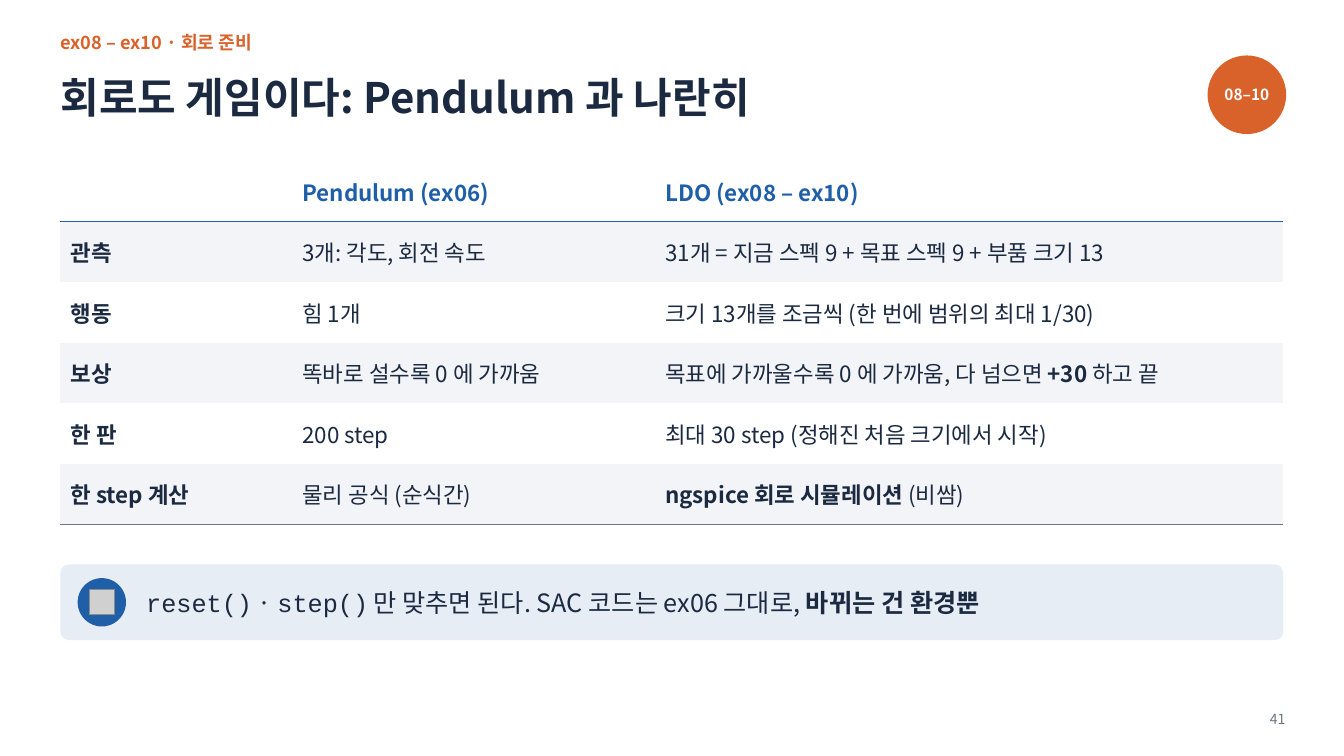
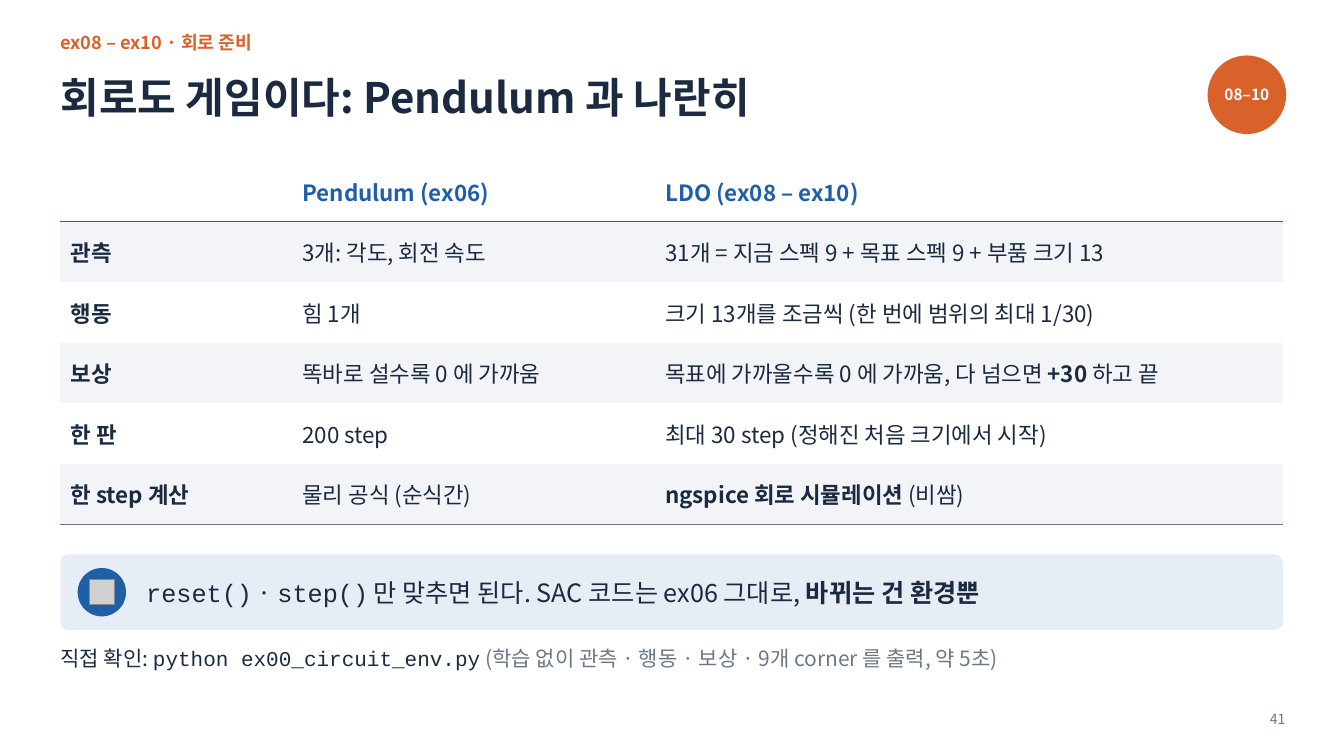
Before and after one commit to youngmin0oh/wemeet2026, a slide deck: slide 41 of slides/rl_ex01_10_lecture.pptx. Drawn at 1344x756 pixels with LibreOffice and Linux fonts; fonts in the diff are those of the drawing; grey boxes stand for pictures. Boxes give left, top, right and bottom in pixels: in the first picture for what was removed or moved away, otherwise in the second. Text is boxed around its words. In the diff, an @@ line names an element or a change of style, - is before the commit and + after.

```diff
--- a/slides/rl_ex01_10_lecture.pptx
+++ b/slides/rl_ex01_10_lecture.pptx
@@ 1 picture, 1 text, 1 rounded rectangle, 1 ellipse: place and size @@
-1 picture, 1 text, 1 rounded rectangle, 1 ellipse at [60,565,1284,640]
+1 picture, 1 text, 1 rounded rectangle, 1 ellipse at [60,555,1284,630]
@@ text added at [60,648,998,671], 15 pt, text #1B2A41 @@
+직접 확인: python ex00_circuit_env.py (학습 없이 관측 · 행동 · 보상 · 9개 corner 를 출력, 약 5초)
```
Also in this commit, not shown: 1 other slide changed, 4 other files.
